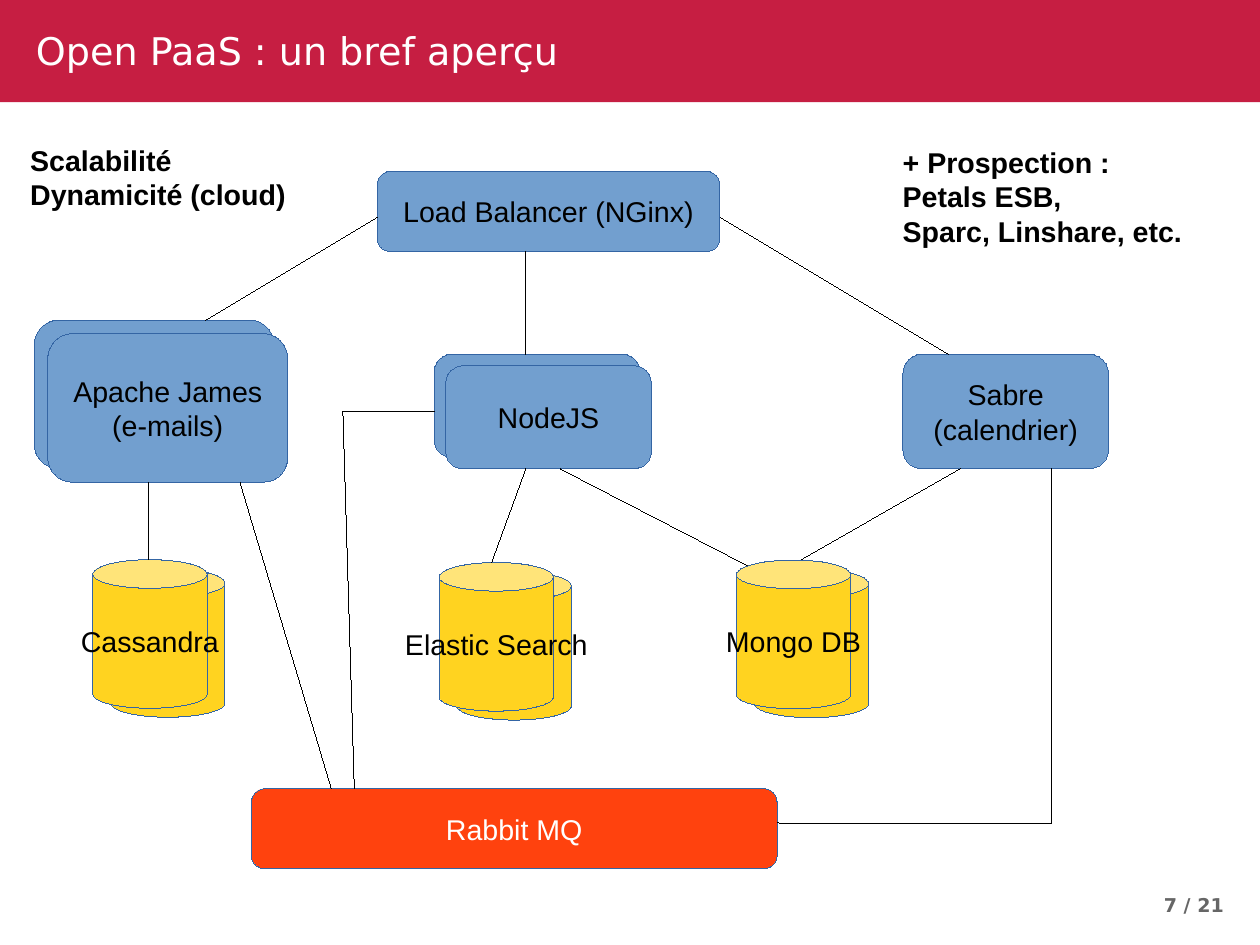
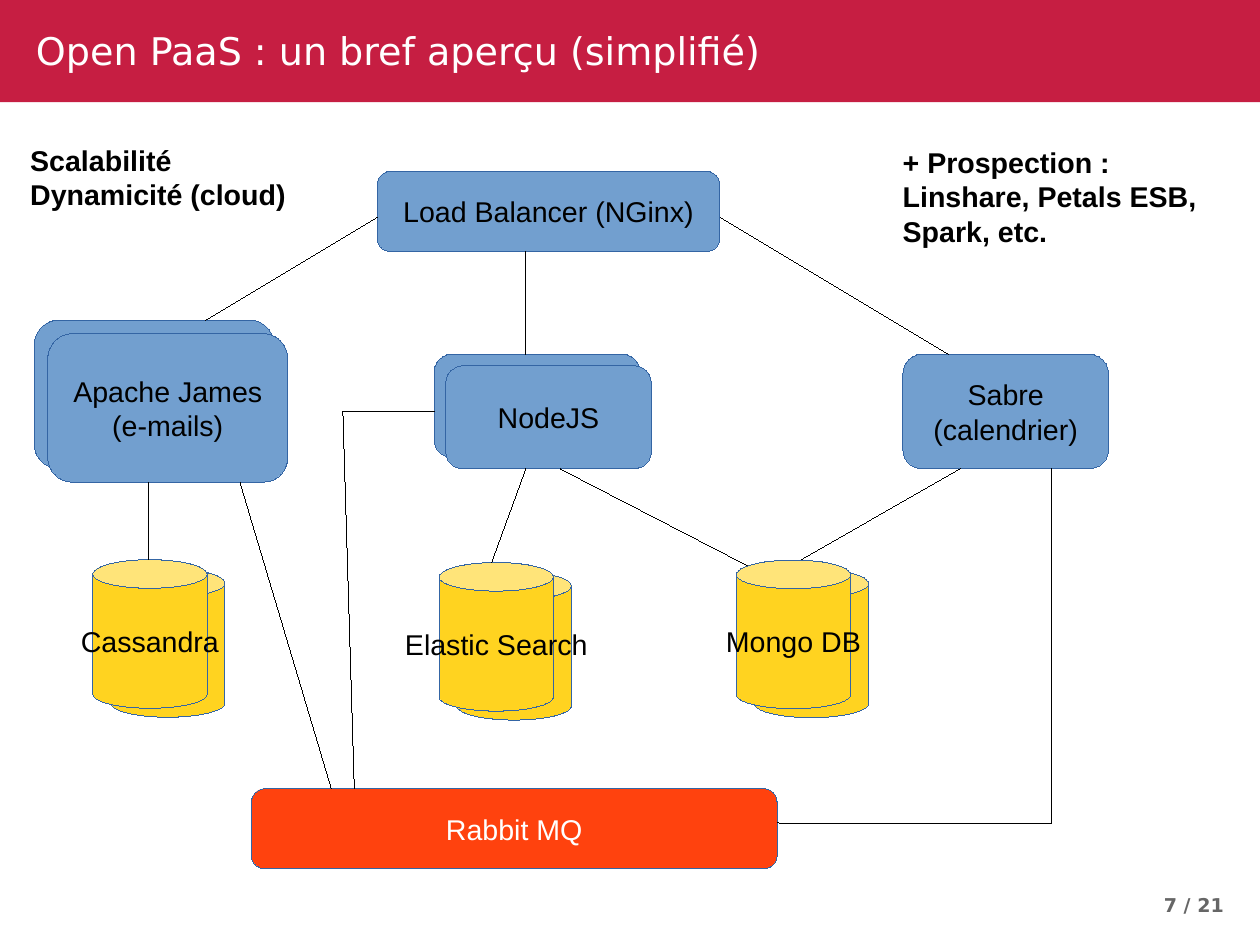
Before and after one commit to roboconf/roboconf.github.io, a slide deck: slide 7 of slides/jdev-2017/JDEV-2017.odp. Drawn at 1260x945 pixels with LibreOffice and Linux fonts; fonts in the diff are those of the drawing; background and template pictures are left out. Boxes give left, top, right and bottom in pixels: in the first picture for what was removed or moved away, otherwise in the second. Text is boxed around its words. In the diff, an @@ line names an element or a change of style, - is before the commit and + after.

```diff
--- a/slides/jdev-2017/JDEV-2017.odp
+++ b/slides/jdev-2017/JDEV-2017.odp
@@ title at [36, 34, 760, 73]: text changed @@
-Open PaaS : un bref aperçu
+Open PaaS : un bref aperçu (simplifié)
@@ text at [903, 186, 1197, 247]: text changed @@
-Petals ESB,
-Sparc, Linshare, etc.
+Linshare, Petals ESB,
+Spark, etc.
```
Also in this commit, not shown: 1 other slide changed, 1 other file.
